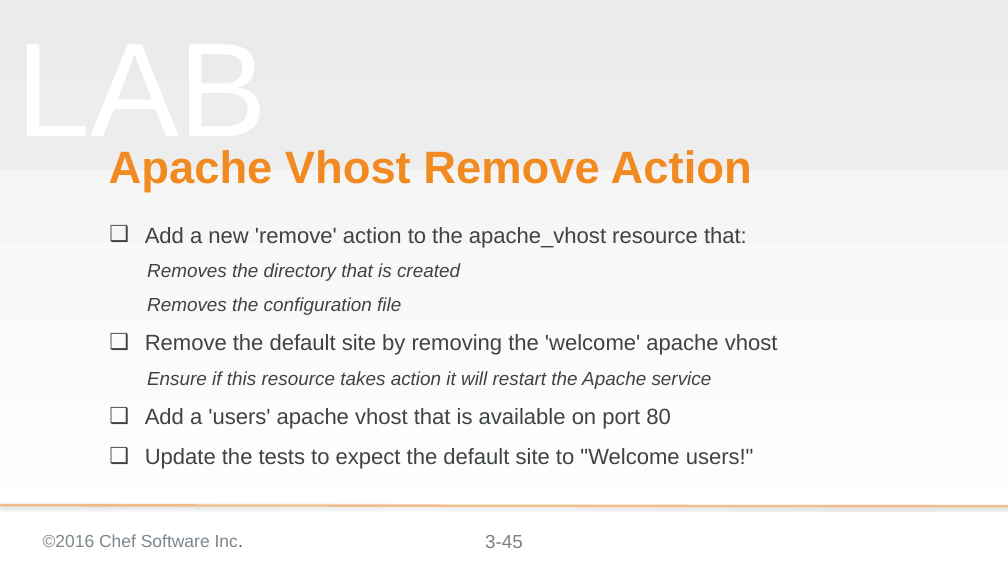
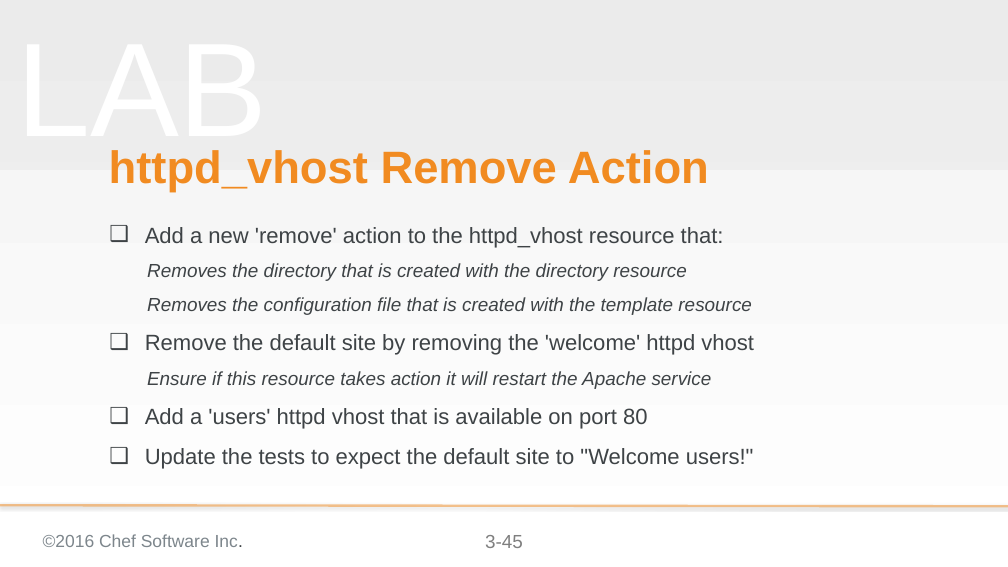
Before and after one commit to chef-training/extending_cookbooks, a slide deck: slide 45 of 03-creating_a_custom_resource.pptx. Drawn at 1008x567 pixels with LibreOffice and Linux fonts; fonts in the diff are those of the drawing; background and template pictures are left out. Boxes give left, top, right and bottom in pixels: in the first picture for what was removed or moved away, otherwise in the second. Text is boxed around its words. In the diff, an @@ line names an element or a change of style, - is before the commit and + after.

Commit message:
Updates to InSpec, the output, cookbook name, and hash syntax
* Changed ServerSpec to InSpec
* Changed ouput to show InSpec feedback from Test Kitchen
* Updated ChefSpec output as well though it was only warnings that were removed
* Renamed the cookbook to 'httpd' so that it works with the TDD content
* Decided to use the newer Ruby hash syntax in all locations

```diff
--- a/03-creating_a_custom_resource.pptx
+++ b/03-creating_a_custom_resource.pptx
@@ title at [109,150,709,192]: text changed @@
-Apache Vhost Remove Action
+httpd_vhost Remove Action
@@ subtitle at [145,227,754,355]: text changed; size 28 to 24 pt; italic on @@
-❑ Add a new 'remove' action to the apache_vhost resource that:
-  Removes the directory that is created
-  Removes the configuration file
-❑ Remove the default site by removing the 'welcome' apache vhost
+❑ Add a new 'remove' action to the httpd_vhost resource that:
+  Removes the directory that is created with the directory resource
+  Removes the configuration file that is created with the template resource
+❑ Remove the default site by removing the 'welcome' httpd vhost
@@ subtitle at [145,408,648,429]: text changed @@
-❑ Add a 'users' apache vhost that is available on port 80
+❑ Add a 'users' httpd vhost that is available on port 80
```
Also in this commit, not shown: 41 other slides changed.
